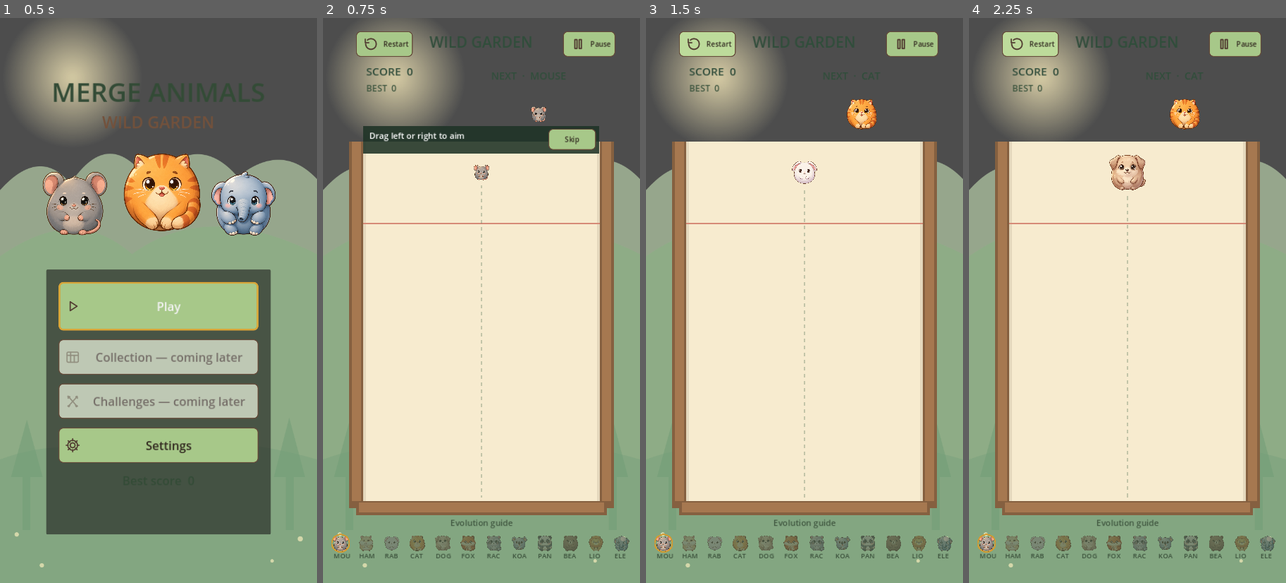
Above: before the commit, frames 1-4 (left to right).
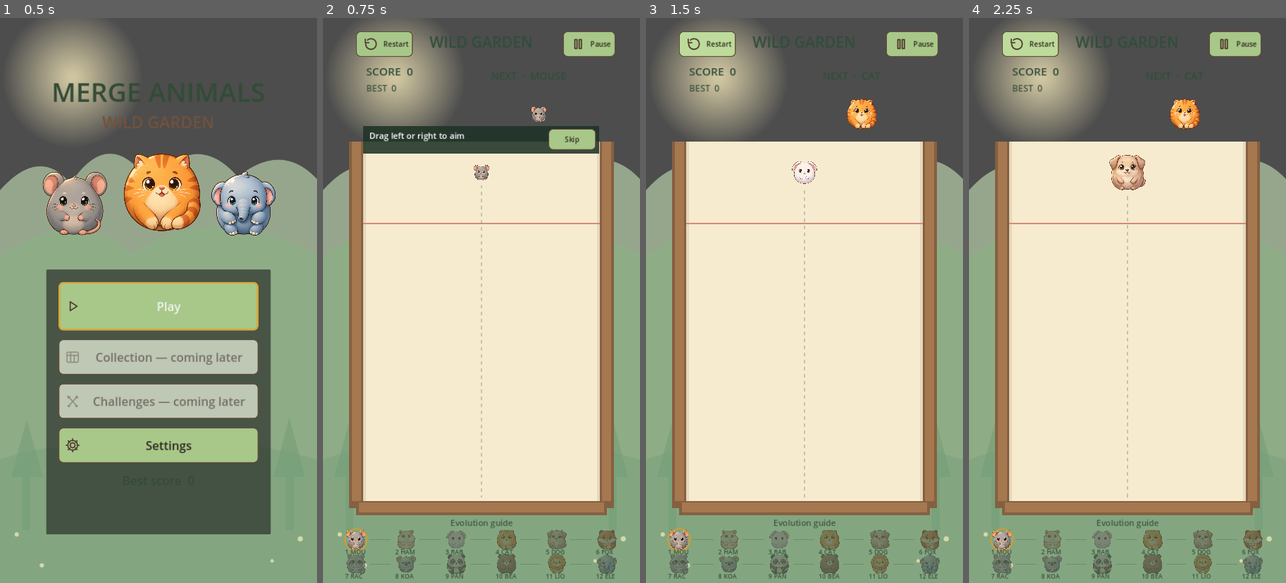
Above: after the commit, the same moments.

Repository: sandikovcusu-commits/MergeAnimal
Game: Godot game, scene res://scenes/ui/MainMenu.tscn
Two runs of this game, one before a commit and one after it. Both use one fixed random seed, a clock stepped at 60 frames per second and the inputs below.
Inputs:
- Up to frame 1 (0.5 s): no input
- Up to frame 2 (0.75 s): click "Play" at 0.5 s
- Up to frame 3 (1.5 s): click "Restart" at 1.25 s
- Up to frame 4 (2.25 s): click "Restart" at 2 s

Frame 1 is identical in both runs. In frame 2, 3.5% of the frame differs, in the area x 2-97%, y 90-100%; in frame 3, 3.5%; in frame 4, 3.5%.

Commit message:
Improve evolution guide and test actual GUI input dispatch
Co-authored-by: arena-agent <297053741+arena-agent@users.noreply.github.com>

Diff:
--- a/MergeAnimals/scripts/gameplay/Game.gd
+++ b/MergeAnimals/scripts/gameplay/Game.gd
@@ -465,7 +465,7 @@
 	next_label.text = tr("NEXT") + "  ·  " + next_data.display_name.to_upper()
 	score_label.text = tr("SCORE") + "  %d" % score
 	if combo_count > 1:
-		score_label.text += "  COMBO %d" % combo_count
+		score_label.text += "  " + tr("COMBO") + " %d" % combo_count
 	best_label.text = tr("BEST").to_upper() + "  %d" % best_score
 	_update_preview()
 
@@ -487,22 +487,23 @@
 	draw_line(Vector2(left_bound, danger_height), Vector2(right_bound, danger_height), line_color, 3.0)
 	if current_data and is_playing() and _can_aim():
 		draw_dashed_line(Vector2(aim_x, spawn_height + current_data.radius + 12), Vector2(aim_x, floor_height - 8), Color(0.38, 0.48, 0.37, 0.35), 2.0, 8.0)
-	# Compact evolution guide occupies the bottom margin, below the floor.
+	# Two rows keep all twelve tiers in the bottom margin without shrinking the board.
 	var font := ThemeDB.fallback_font
 	for i in range(animals.size()):
 		var item := animals[i]
-		var x := 40.0 + i * 58.0
-		var color: Color = item.placeholder_color
-		if item.level > highest_level:
-			color = color.darkened(0.55)
+		var x := 75.0 + (i % 6) * 114.0
+		var y := 1159.0 + floori(float(i) / 6.0) * 55.0
 		if item.sprite:
 			var tint := Color.WHITE if item.level <= highest_level else Color(0.45, 0.45, 0.45, 0.55)
-			draw_texture_rect(item.sprite, Rect2(x - 18, 1172, 36, 36), false, tint)
+			draw_texture_rect(item.sprite, Rect2(x - 23, y, 46, 46), false, tint)
 		else:
-			draw_circle(Vector2(x, 1190), 16, color)
+			draw_circle(Vector2(x, y + 23), 21, item.placeholder_color)
 		if item.level == highest_level:
-			draw_arc(Vector2(x, 1190), 20, 0, TAU, 32, Color("d29b31"), 3.0)
-		draw_string(font, Vector2(x - 16, 1224), item.display_name.substr(0, 3).to_upper(), HORIZONTAL_ALIGNMENT_LEFT, -1, 15, Color("394f39"))
+			draw_arc(Vector2(x, y + 23), 25, 0, TAU, 32, Color("d29b31"), 3.0)
+		draw_string(font, Vector2(x - 25, y + 56), "%d %s" % [item.level, item.display_name.substr(0, 3).to_upper()], HORIZONTAL_ALIGNMENT_LEFT, -1, 14, Color("394f39"))
+		if i % 6 < 5:
+			draw_line(Vector2(x + 31, y + 23), Vector2(x + 78, y + 23), Color(0.35, 0.45, 0.33, 0.5), 1.5)
+
 	if debug_outlines and is_instance_valid(pieces):
 		for body in pieces.get_children():
 			if body is Animal:
--- /dev/null
+++ b/MergeAnimals/tests/integration/day5_input.gd
@@ -0,0 +1,48 @@
+extends SceneTree
+var failures := 0
+var checks := 0
+func _initialize() -> void: call_deferred("run")
+func check(ok: bool, label: String) -> void:
+	checks += 1
+	print("%s: %s" % ["PASS" if ok else "FAIL", label])
+	if not ok: failures += 1
+func frames(count: int = 3) -> void:
+	for i in range(count): await process_frame
+func click(control: Control) -> void:
+	var point := control.get_global_transform_with_canvas() * (control.size / 2.0)
+	var motion := InputEventMouseMotion.new(); motion.position = point; motion.global_position = point
+	root.push_input(motion, true)
+	for down in [true, false]:
+		var event := InputEventMouseButton.new(); event.button_index = MOUSE_BUTTON_LEFT; event.pressed = down; event.position = point; event.global_position = point
+		root.push_input(event, true)
+		await process_frame
+func touch(control: Control) -> void:
+	var point := control.get_global_transform_with_canvas() * (control.size / 2.0)
+	for down in [true, false]:
+		var event := InputEventScreenTouch.new(); event.index = 1; event.pressed = down; event.position = point
+		root.push_input(event, true)
+		await process_frame
+func run() -> void:
+	var menu = (load("res://scenes/ui/MainMenu.tscn") as PackedScene).instantiate()
+	root.add_child(menu); current_scene = menu; await frames()
+	await click(menu.settings_button); await frames()
+	check(is_instance_valid(menu.settings_panel), "mouse click opens Settings through viewport GUI dispatch")
+	if is_instance_valid(menu.settings_panel):
+		await click(menu.settings_panel.find_child("Back", true, false)); await frames()
+		check(not is_instance_valid(menu.settings_panel), "mouse click Back closes Settings")
+	await click(menu.play_button); await frames(5)
+	var game = current_scene
+	check(game.has_method("_toggle_pause") and game.is_playing(), "mouse click Play transitions to game")
+	if game.has_method("_toggle_pause"):
+		await touch(game.pause_button); await frames()
+		check(paused and game.game_state == game.GameState.PAUSED, "simulated touch opens Pause")
+		if paused:
+			game.resume_button.grab_focus()
+			check(game.resume_button.has_focus(), "keyboard focus reaches Resume")
+			var action := InputEventAction.new(); action.action = "ui_accept"; action.pressed = true; root.push_input(action, true)
+			var release := InputEventAction.new(); release.action = "ui_accept"; release.pressed = false; root.push_input(release, true)
+			await frames()
+			check(not paused and game.is_playing(), "keyboard accept activates focused Resume")
+	paused = false
+	print("Day5 GUI dispatch: checks=%d failures=%d" % [checks, failures])
+	quit(1 if failures else 0)
